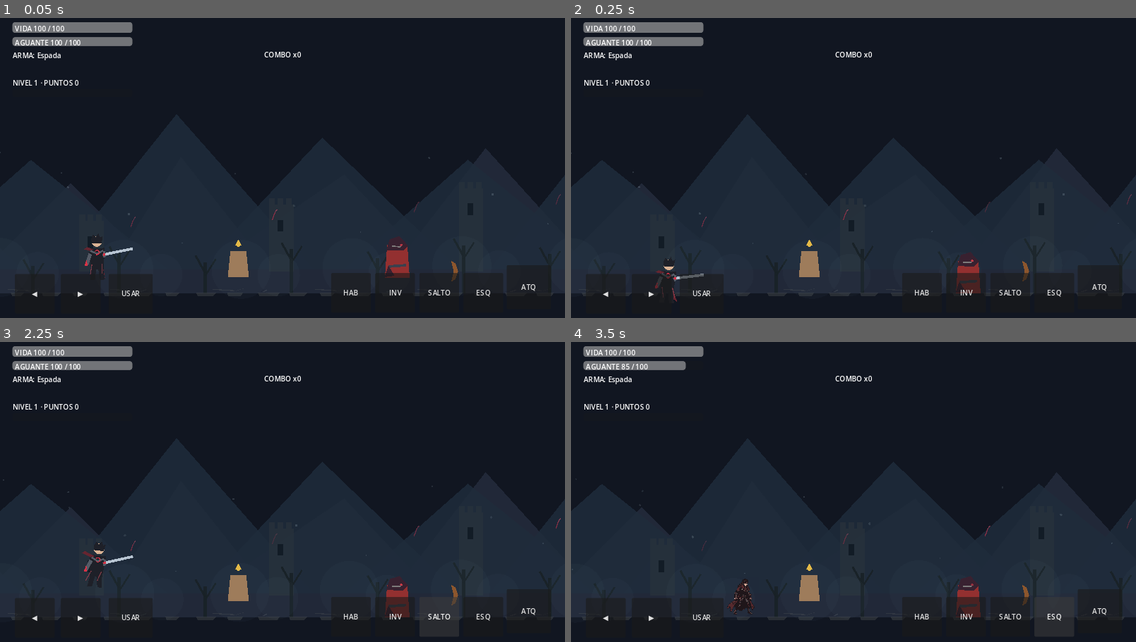
Above: before the commit, frames 1-4 (two rows, left to right).
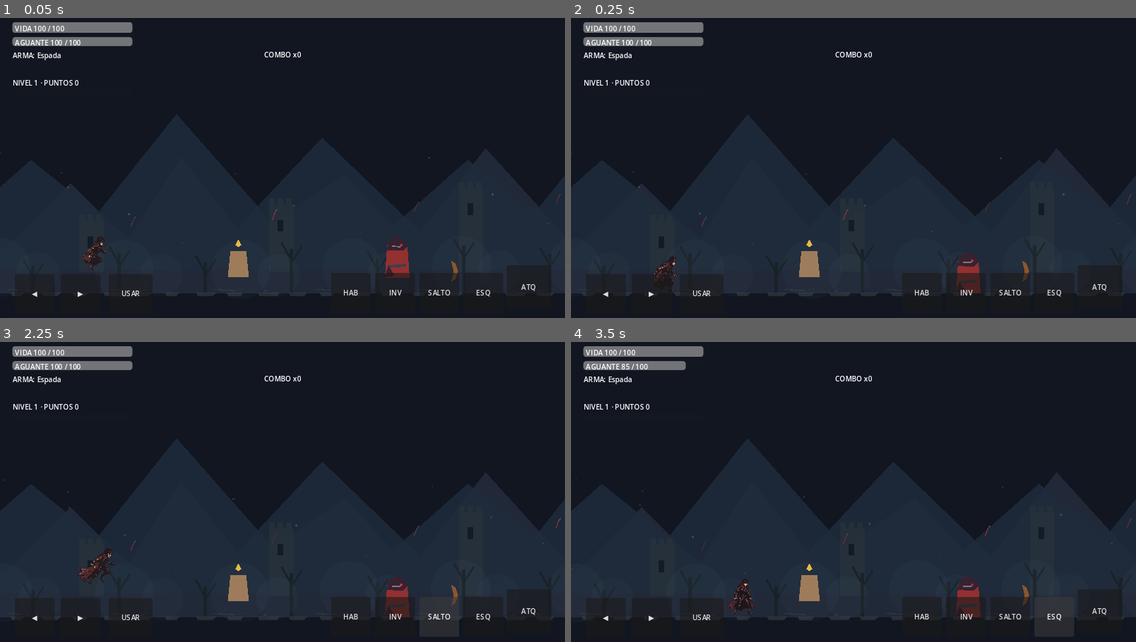
Above: after the commit, the same moments.

Repository: LoloscarPrr/EchoFragment
Game: Godot game, scene res://scenes/main/Main.tscn
Same seed, same stepped clock (60 frames per second), same inputs: the game is played once before the commit and once after it.
Inputs:
- Up to frame 1 (0.05 s): no input
- Up to frame 2 (0.25 s): no input
- Up to frame 3 (2.25 s): click "◀" at 0.5 s; click "▶" at 1.25 s; click "SALTO" at 2 s
- Up to frame 4 (3.5 s): click "ESQ" at 2.75 s

The runs differ from the first frame. In frame 1, 0.2% of the frame differs, in the area x 14-24%, y 72-87%; in frame 2, 0.2%; in frame 3, 0.3%, in the area x 13-24%, y 67-81%; in frame 4, nothing differs.

Commit message:
fix(art): connect verified 10-pose 96x86 motion atlas and synchronize displayed scale

Diff:
--- a/scripts/player/ProtagonistArtBridge.gd
+++ b/scripts/player/ProtagonistArtBridge.gd
@@ -6,7 +6,7 @@
 const IDLE_RUN_ATLAS := "res://assets/characters/portador_eco/portador_idle_run_atlas.png"
 const MOTION_ATLAS := "res://assets/characters/portador_eco/portador_p0_motion_atlas.png"
 const IDLE_RUN_CELL := Vector2i(88, 94)
-const MOTION_CELL := Vector2i(120, 108)
+const MOTION_CELL := Vector2i(96, 86)
 const IDLE_RUN_RANGES := {
 	&"idle_ready": Vector2i(0, 2),
 	&"run_forward": Vector2i(2, 3)
@@ -14,13 +14,13 @@
 # Absolute frame index and number of frames in the motion atlas (7 columns).
 const MOTION_RANGES := {
 	&"jump_start": Vector2i(0, 1),
-	&"jump_rise": Vector2i(1, 2),
-	&"jump_apex": Vector2i(3, 1),
-	&"jump_fall": Vector2i(4, 2),
-	&"land_light": Vector2i(6, 2),
-	&"attack_light": Vector2i(8, 4),
-	&"hit_light": Vector2i(12, 2),
-	&"dodge": Vector2i(14, 3)
+	&"jump_rise": Vector2i(1, 1),
+	&"jump_apex": Vector2i(2, 1),
+	&"jump_fall": Vector2i(3, 1),
+	&"land_light": Vector2i(4, 1),
+	&"attack_light": Vector2i(5, 2),
+	&"hit_light": Vector2i(7, 1),
+	&"dodge": Vector2i(8, 2)
 }
 
 var has_art := false
@@ -31,7 +31,7 @@
 	if frames.has_animation(&"default"):
 		frames.remove_animation(&"default")
 	_import_sheet(frames, IDLE_RUN_ATLAS, IDLE_RUN_CELL, 5, IDLE_RUN_RANGES)
-	_import_sheet(frames, MOTION_ATLAS, MOTION_CELL, 7, MOTION_RANGES)
+	_import_sheet(frames, MOTION_ATLAS, MOTION_CELL, 5, MOTION_RANGES)
 	if frames.get_animation_names().is_empty():
 		return
 	_sprite = AnimatedSprite2D.new()
@@ -53,9 +53,8 @@
 	for key in ranges.keys():
 		var state: StringName = key
 		var part: Vector2i = ranges[key]
-		var rightmost: int = mini(columns, part.x + part.y)
 		var last_index: int = part.x + part.y - 1
-		if last_index < 0 or rightmost <= 0:
+		if last_index < 0:
 			continue
 		var last_row: int = last_index / columns
 		if texture.get_width() < columns * cell.x or texture.get_height() < (last_row + 1) * cell.y:
@@ -89,5 +88,7 @@
 	_sprite.animation = state
 	_sprite.frame = mapped
 	_sprite.flip_h = facing < 0.0
+	# Source motion drawings are packed tighter than the original idle/run atlas.
+	_sprite.scale = Vector2.ONE if state == &"idle_ready" or state == &"run_forward" else Vector2(1.42, 1.42)
 	_sprite.visible = true
 	return true
